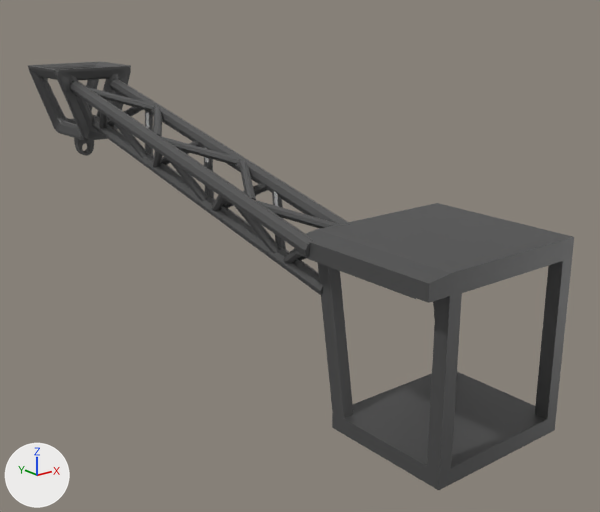
One commit to the Blender file models/Crane.blend: the scene before it, then after it.
Camera for both pictures: a 50 mm lens placed at (-13.61, -11.92, 9.57), pointed at (0.27, 5.43, 2.63). The axes (+X, +Y, +Z) are drawn at lower left. The lights are the same throughout. The first picture is the older version.

The older version as bpy lines, for what is in view:
```python
ob_cube = bpy.data.objects.new('Cube', me_cube_002)
ob_cube.location = (-1.81, 14.35, 6.28)
ob_cube.scale = (2.0, 2.0, 2.0)
ob_cube_001 = bpy.data.objects.new('Cube.001', me_cube)
ob_cube_001.location = (-1.86, 14.39, 5.2)
ob_cylinder = bpy.data.objects.new('Cylinder', me_cylinder)
ob_cylinder.location = (-1.42, 13.44, 6.21)
ob_cylinder.rotation_euler = (0.0, 0.349, 0.0)  # degrees (0, 20, 0)
ob_cylinder_001 = bpy.data.objects.new('Cylinder.001', me_cylinder_001)
ob_cylinder_001.location = (-2.27, 13.44, 6.21)
ob_cylinder_001.rotation_euler = (0.0, -0.349, 0.0)  # degrees (0, -20, 0)
ob_cylinder_005 = bpy.data.objects.new('Cylinder.005', me_cylinder_006)
ob_cylinder_005.location = (-1.51, 4.04, 4.23)
ob_cylinder_005.rotation_euler = (-0.539, 0.51, 0.122)  # degrees (-31, 29, 7)
ob_cylinder_005.scale = (1.2, 1.2, 2.0)
ob_krankabiene = bpy.data.objects.new('Krankabiene', me_cube_001)
ob_krankabiene.location = (0.0, 0.0, 4.25)
ob_krankabiene.scale = (2.0, 2.0, 0.2)
```
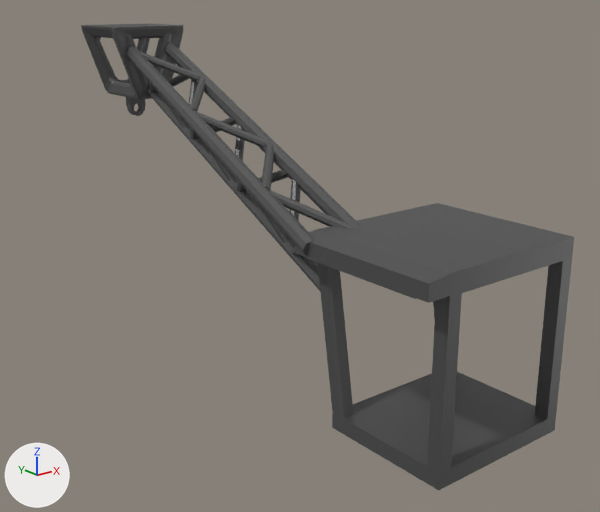
Where the change shows, as pixel boxes (x1, y1, x2, y2) in the pictures (600 x 512 px):
'Cylinder.005', moved, turned
    before: (70, 78, 350, 295)
    after: (126, 43, 361, 291)
'Cube', moved
    before: (28, 62, 131, 141)
    after: (81, 24, 184, 99)
'Cylinder.001', moved
    before: (69, 76, 97, 133)
    after: (125, 34, 149, 91)
'Cube.001', moved
    before: (74, 138, 94, 156)
    after: (126, 97, 146, 116)
'Cylinder', moved
    before: (97, 74, 119, 121)
    after: (152, 33, 172, 75)

What the commit changed:
Object 'Cylinder.005' (ob_cylinder_005) moves from (-1.51, 4.04, 4.23) to (-1.15, 3.88, 4.48).
Object 'Cylinder.005' (ob_cylinder_005) turns from (-31, 29, 7) to (-25, 28, 1.1) degrees about x, y and z.
Object 'Cube' (ob_cube) moves from (-1.81, 14.35, 6.28) to (-0.12, 13.76, 7.52).
Object 'Cylinder' (ob_cylinder) moves from (-1.42, 13.44, 6.21) to (0.28, 12.85, 7.46).
Object 'Cylinder.001' (ob_cylinder_001) moves from (-2.27, 13.44, 6.21) to (-0.57, 12.85, 7.46).
Object 'Cube.001' (ob_cube_001) moves from (-1.86, 14.39, 5.2) to (-0.16, 13.79, 6.45).
